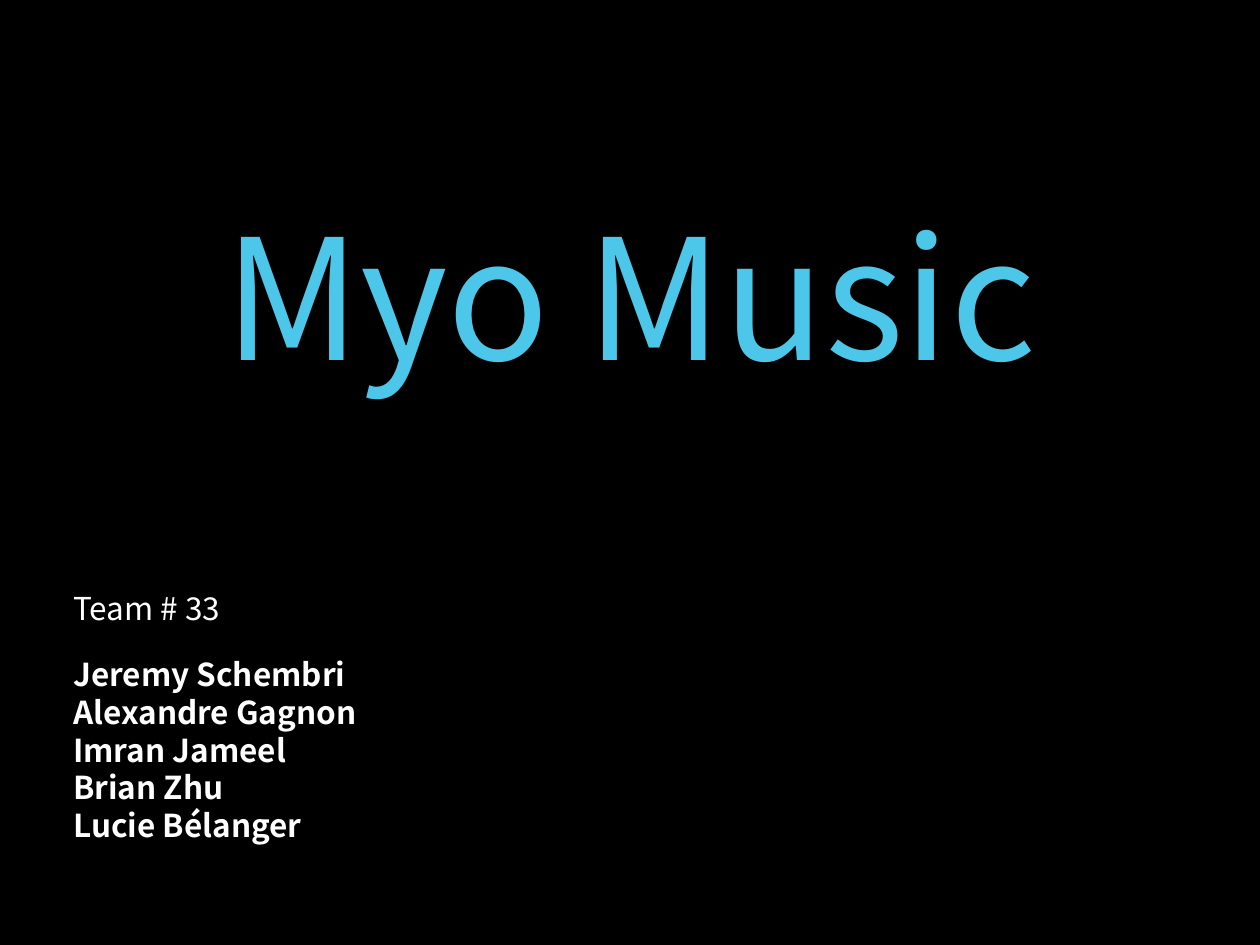
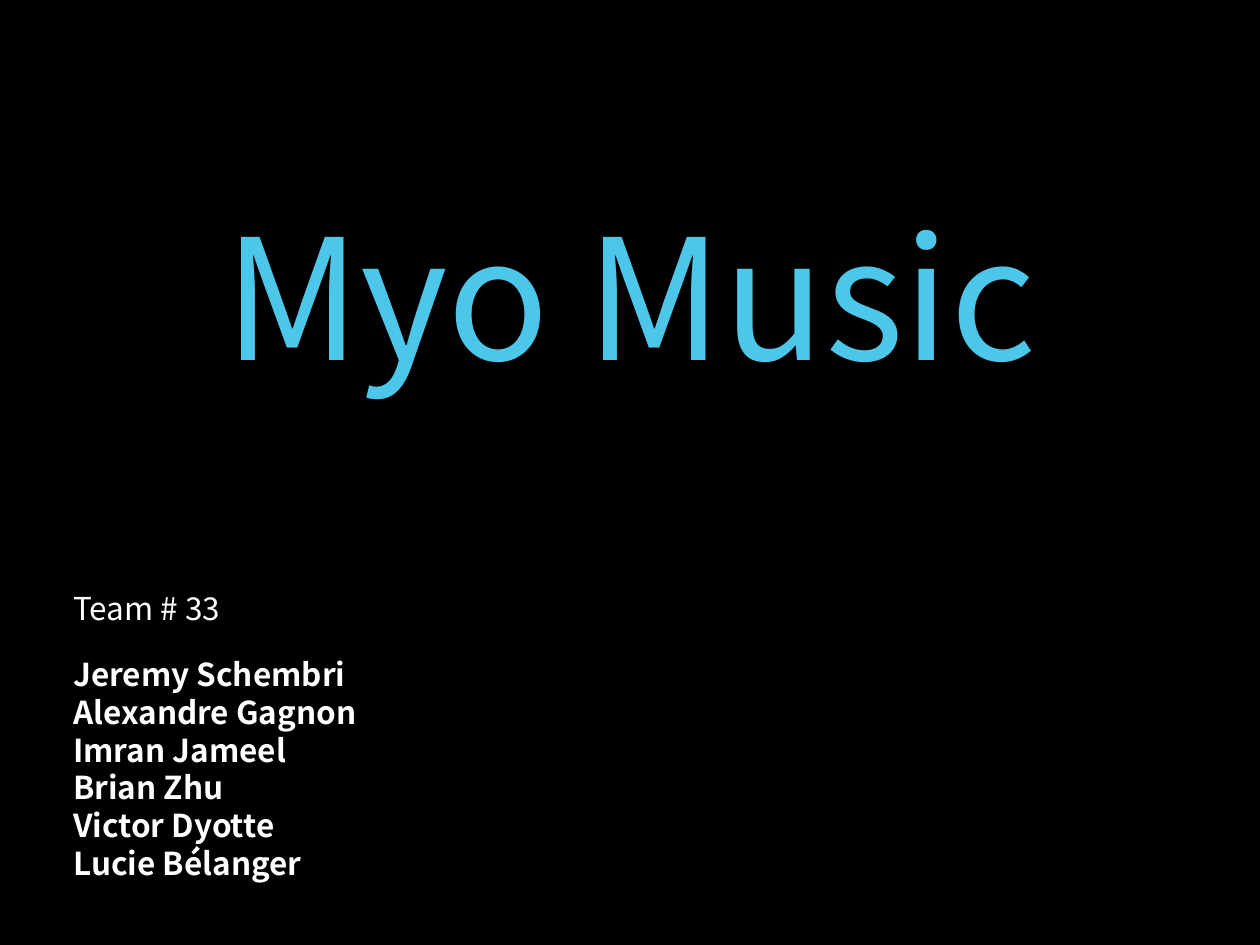
Before and after one commit to lucieb/MyoMusic, a slide deck: slide 1 of Presentation/MyoMusicPresentation.pptx. Drawn at 1260x945 pixels with LibreOffice and Linux fonts; fonts in the diff are those of the drawing. Boxes give left, top, right and bottom in pixels: in the first picture for what was removed or moved away, otherwise in the second. Text is boxed around its words. In the diff, an @@ line names an element or a change of style, - is before the commit and + after.

Commit message:
Changes to presentation

```diff
--- a/Presentation/MyoMusicPresentation.pptx
+++ b/Presentation/MyoMusicPresentation.pptx
@@ text at (73,811,275,844): paragraph added @@
+Victor Dyotte
```
Also in this commit, not shown: 1 slide added.
